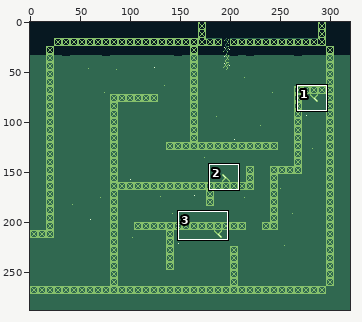
File history of a pixel-art file, assets/backgrounds/area00-02c.aseprite. The picture above shows the old version from afar; the outline marks the close-up.
Close-up. First the earlier version:
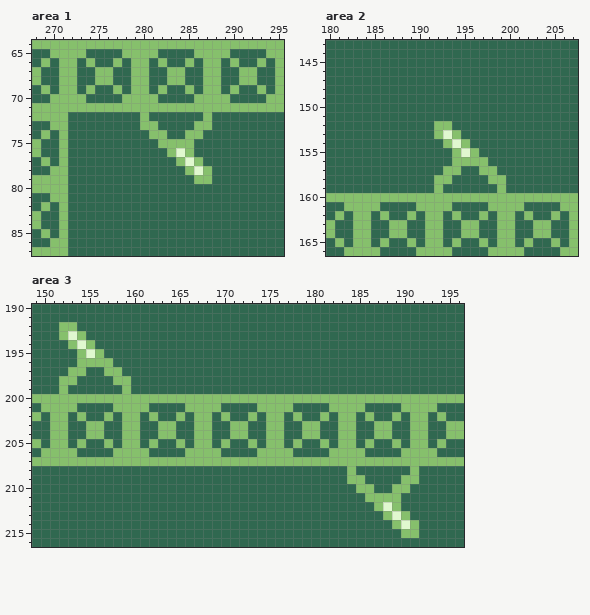
320x288 pixels, 1 frame. Shown: area 1: x 268..295, y 64..87; area 2: x 180..207, y 143..166; area 3: x 149..196, y 190..216.
Once edited:
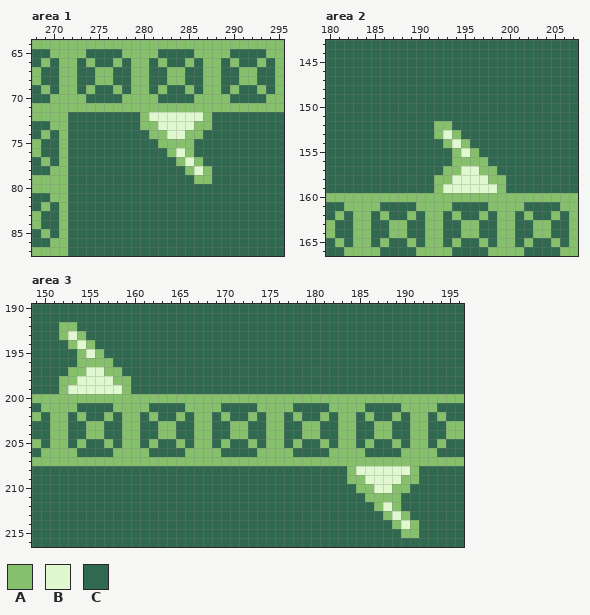
Palette (. is transparent): A #86c06c  B #e0f8cf  C #306850
Diff:
Area 1, layer "switches":
y 72: x 281..286 CCCCCC -> BBBBBB
y 73: x 282..285 CCCC -> BBBB
y 74: x 283..284 CC -> BB
Area 2, layer "switches":
y 157: x 195..196 CC -> BB
y 158: x 194..197 CCCC -> BBBB
y 159: x 193..198 CCCCCC -> BBBBBB
Area 3, layer "switches":
y 197: x 155..156 CC -> BB
y 198: x 154..157 CCCC -> BBBB
y 199: x 153..158 CCCCCC -> BBBBBB
y 208: x 185..190 CCCCCC -> BBBBBB
y 209: x 186..189 CCCC -> BBBB
y 210: x 187..188 CC -> BB
Changed places in both close-ups, as pixel boxes (x1, y1, x2, y2):
changed: (149, 112, 203, 139)
changed: (443, 166, 497, 193)
changed: (68, 367, 122, 394)
changed: (356, 466, 410, 493)
